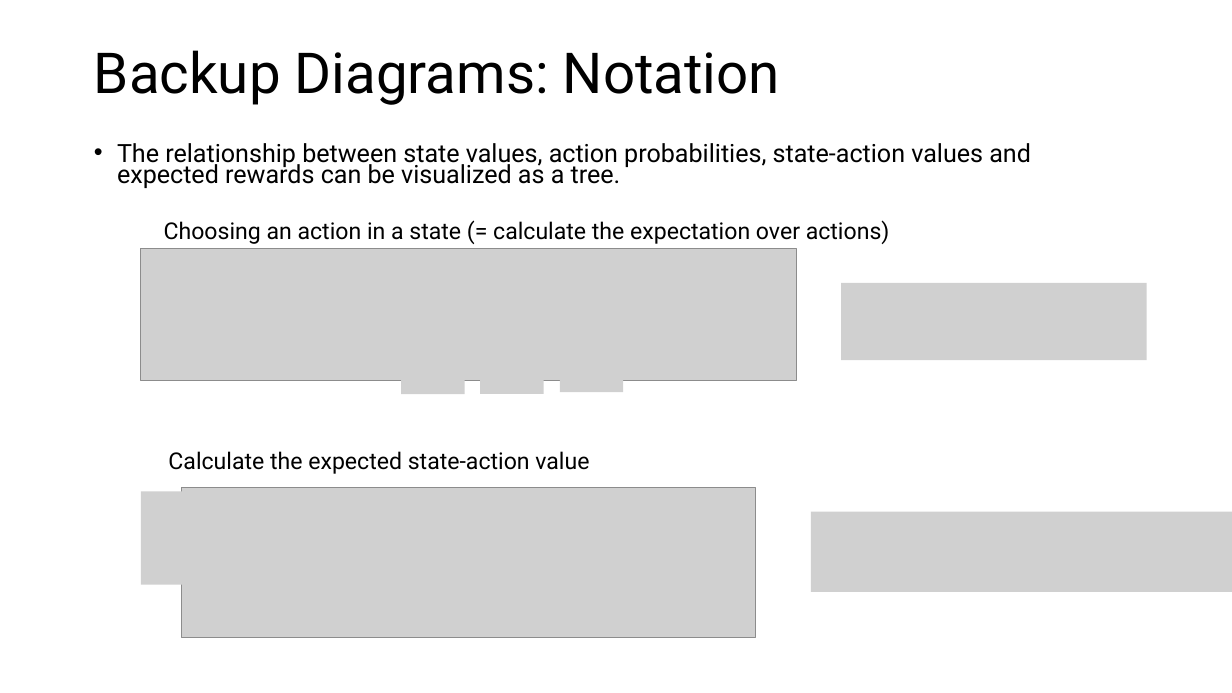
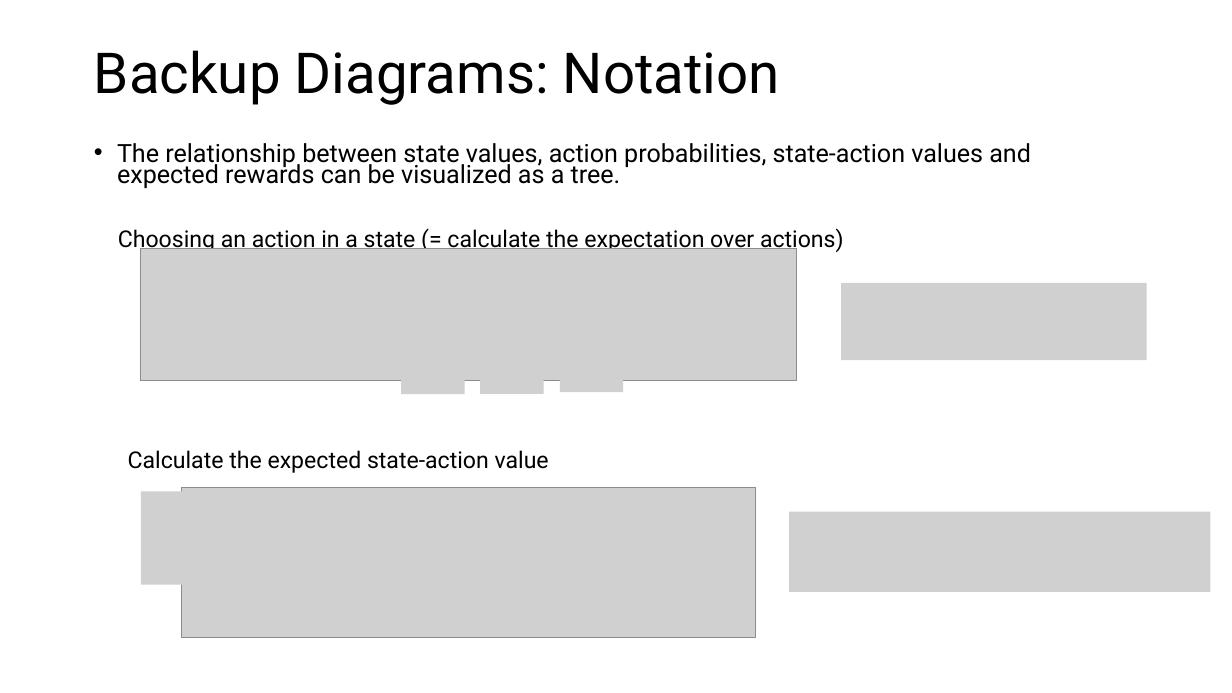
Before and after one commit to mhahsler/Introduction_to_Reinforcement_Learning, a slide deck: slide 21 of slides/Lecture_Chapter03.pptx (slide 20 before the commit). Drawn at 1232x693 pixels with LibreOffice and Linux fonts; fonts in the diff are those of the drawing; grey boxes stand for pictures. Boxes give left, top, right and bottom in pixels: in the first picture for what was removed or moved away, otherwise in the second. Text is boxed around its words. In the diff, an @@ line names an element or a change of style, - is before the commit and + after.

```diff
--- a/slides/Lecture_Chapter03.pptx
+++ b/slides/Lecture_Chapter03.pptx
@@ text "Choosing an action in a ...": place and size @@
-text "Choosing an action in a ..." at <box>164,220,890,244</box>
+text "Choosing an action in a ..." at <box>118,228,844,252</box>
@@ text "Calculate the expected state-action value": place and size @@
-text "Calculate the expected state-action value" at <box>168,451,589,474</box>
+text "Calculate the expected state-action value" at <box>128,450,549,473</box>
@@ picture: place and size @@
-picture at <box>811,512,1232,592</box>
+picture at <box>789,512,1211,592</box>
```
Also in this commit, not shown: 6 other slides changed, 1 other file.
